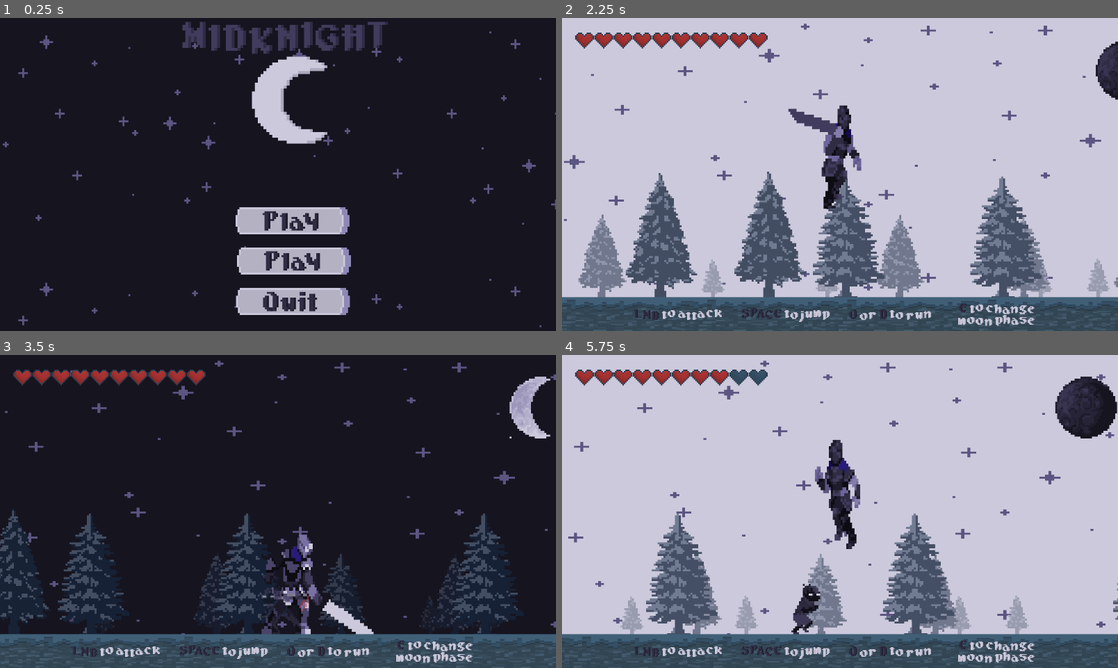
Above: before the commit, frames 1-4 (two rows, left to right).
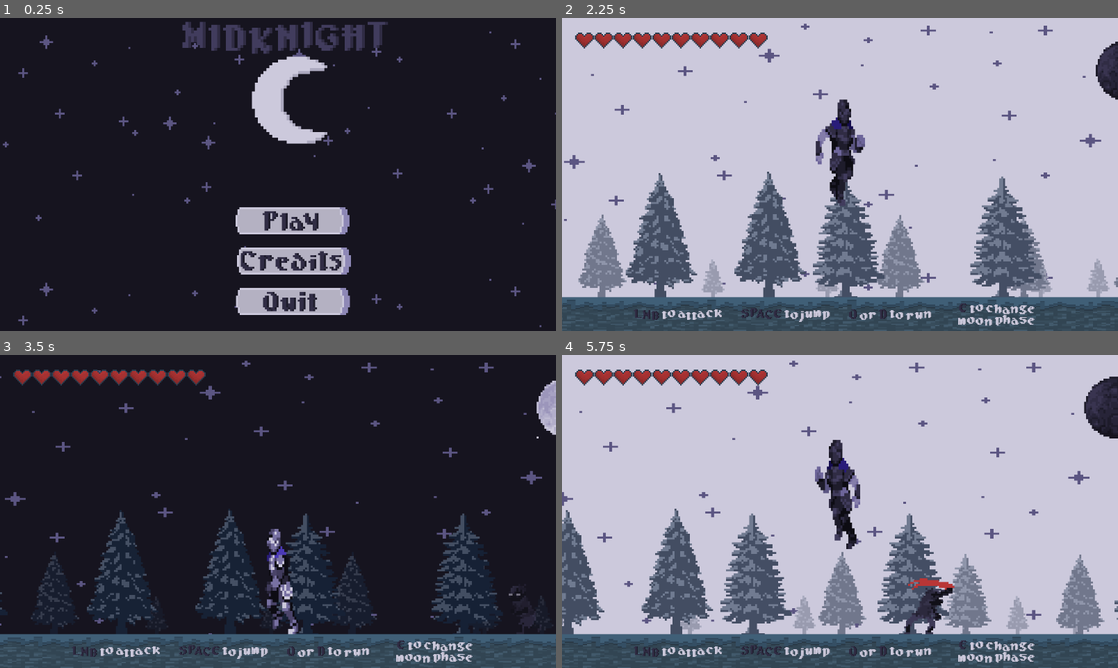
Above: after the commit, the same moments.

Repository: hugoc7/AbyssGameJam
Game: Godot game, scene res://menu/main_menu.tscn
Same seed, same stepped clock (60 frames per second), same inputs: the game is played once before the commit and once after it.
Inputs (mouse positions are in pixels of both pictures, inside the frame that each line leads up to):
- Up to frame 1 (0.25 s): no input
- Up to frame 2 (2.25 s): click "Play" at 0.5 s; move the mouse to (962, 158) at 1.27 s; hold Right mouse button (attack_range) 1.28-2.03 s; hold D (move_right) from 1.28 s (still down); tap Space (jump) at 1.52 s; move the mouse to (728, 190) at 2.02 s; click (728, 190) at 2.1 s
- Up to frame 3 (3.5 s): tap Space (jump) at 2.27 s; move the mouse to (333, 442) at 2.77 s; release D (move_right) at 2.78 s; hold A (move_left) from 2.78 s (still down); tap E (switch_level_color) at 2.85 s
- Up to frame 4 (5.75 s): move the mouse to (812, 574) at 3.52 s; release A (move_left) at 3.53 s; hold D (move_right) 3.53-5.03 s; right-click (812, 574) at 3.6 s; tap Space (jump) at 3.77, 4.52, 5.27 s; move the mouse to (1006, 558) at 4.27 s; press the mouse at (1006, 558) at 4.28 s; move the mouse to (673, 464) at 5.02 s; release the mouse at (673, 464) at 5.03 s; hold A (move_left) from 5.03 s (still down); tap E (switch_level_color) at 5.1 s

The runs differ from the first frame. In frame 1, 0.6% of the frame differs, in the area x 43-62%, y 74-81%; in frame 2, 1.7%; in frame 3, 12%; in frame 4, 17%, in the area x 0-100%, y 1-100%.

Commit message:
add credits button

Diff:
--- a/hud/hud.tscn
+++ b/hud/hud.tscn
@@ -152,3 +152,23 @@
 [node name="MoonPhaseTuto" type="Sprite2D" parent="Panel/AttackTuto/JumpTuto/MovementTuto"]
 position = Vector2(1100, 0)
 texture = ExtResource("7_rf4fd")
+
+[node name="MessagePanel" type="Panel" parent="."]
+self_modulate = Color(1, 1, 1, 0)
+anchors_preset = 7
+anchor_left = 0.5
+anchor_top = 1.0
+anchor_right = 0.5
+anchor_bottom = 1.0
+offset_left = -574.0
+offset_top = -480.0
+offset_right = 577.0
+offset_bottom = -183.0
+grow_horizontal = 2
+grow_vertical = 0
+pivot_offset = Vector2(576, 0)
+
+[node name="TextureRect" type="TextureRect" parent="MessagePanel"]
+layout_mode = 0
+offset_right = 40.0
+offset_bottom = 40.0
--- a/menu/main_menu.tscn
+++ b/menu/main_menu.tscn
@@ -344,7 +344,7 @@
 
 [node name="text" type="AnimatedSprite2D" parent="Credits/Node2D"]
 sprite_frames = ExtResource("5_xmjj1")
-animation = &"play_click"
+animation = &"credits_click"
 
 [node name="Quit" type="Button" parent="."]
 self_modulate = Color(1, 1, 1, 0)
Not shown, added: export_presets.cfg
Not shown: 1 places in menu/victory.tscn that only renumber resources
Not shown, changed: .gitignore
